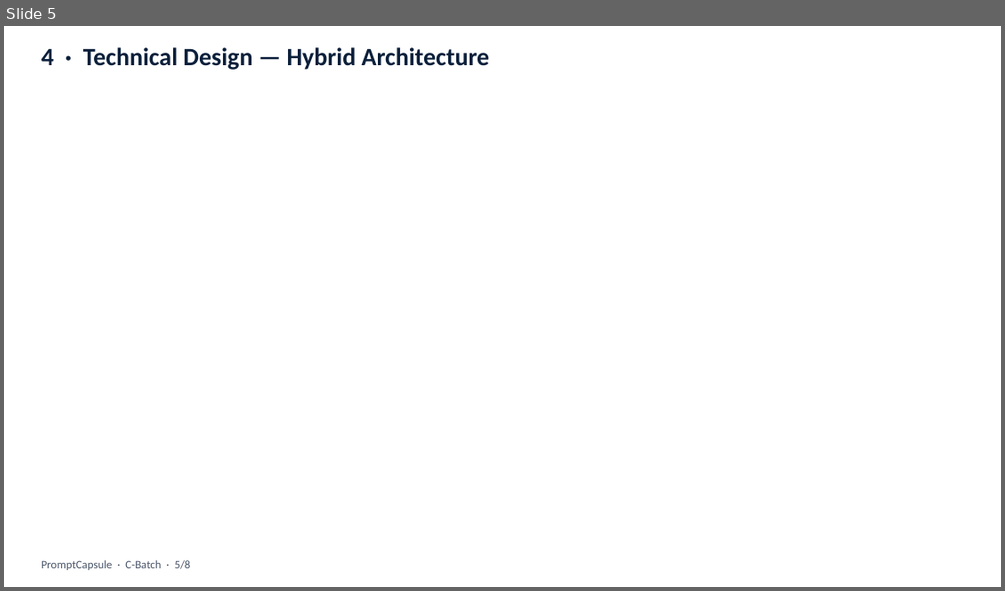
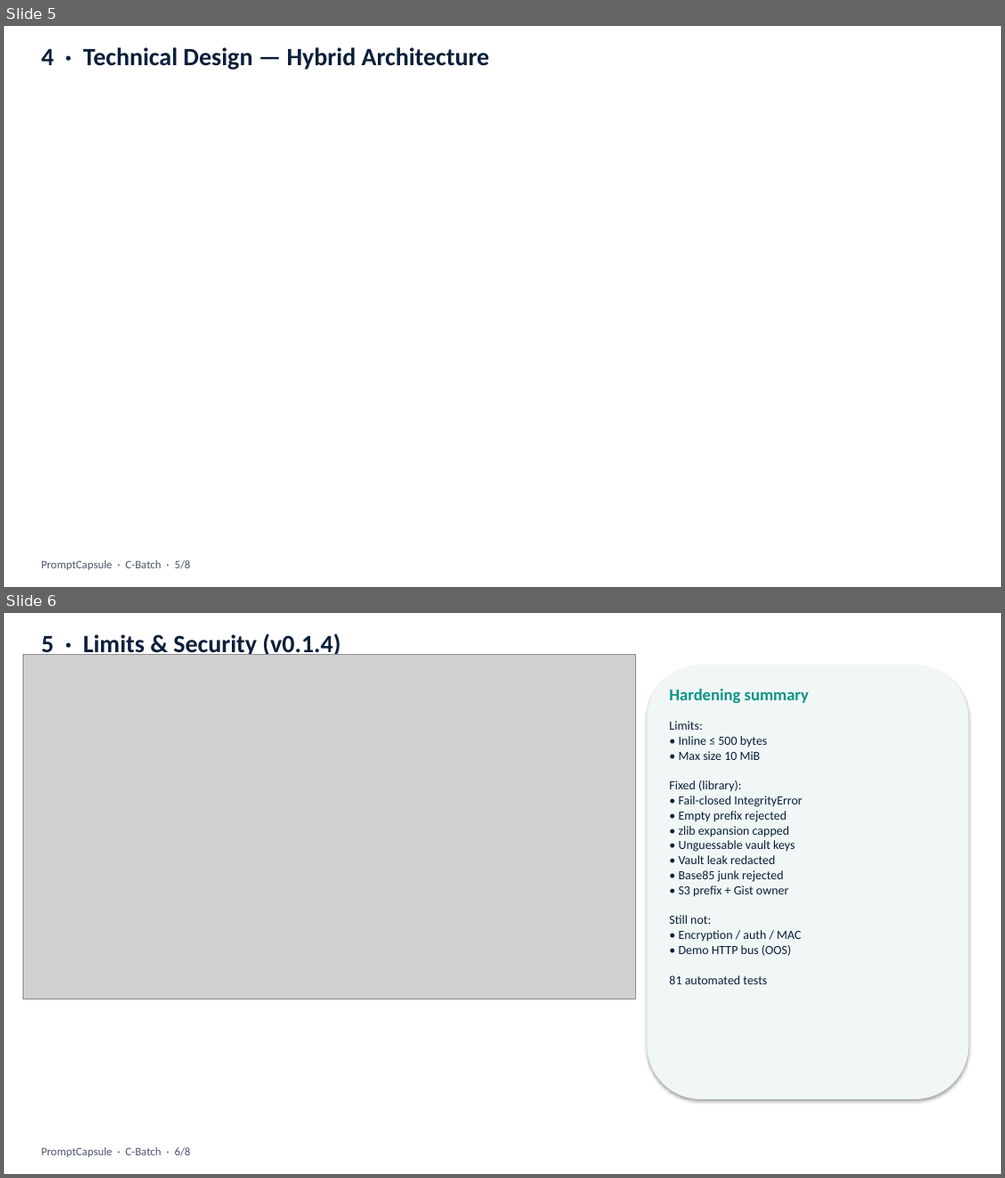
Before and after one commit to UdayaNirogi/promptcapsule, a slide deck: presentation/PromptCapsule_CBatch.pptx. Shown one above the other, each under a label of ours: slide 5 before the commit, slides 5 and 6 after it. The pictures are 1005x591 and 1005x1178 pixels, drawn with LibreOffice and Linux fonts; fonts in the diff are those of the drawing; grey boxes stand for pictures; background and template pictures are left out. Boxes give left, top, right and bottom in pixels: in the first picture for what was removed or moved away, otherwise in the second. Text is boxed around its words. In the diff, an @@ line names an element or a change of style, - is before the commit and + after.

```diff
--- a/presentation/PromptCapsule_CBatch.pptx
+++ b/presentation/PromptCapsule_CBatch.pptx
@@ slide 6 added at (4,613,1001,1174), background #FFFFFF @@
@@ text added at (41,633,340,658), 24 pt, text #0B1F3A, bold @@
+5 · Limits & Security (v0.1.4)
@@ picture added at (23,654,636,999) @@
@@ rounded rectangle added at (647,666,969,1099), fill #F0F7F6 @@
@@ text added at (669,689,809,703), 16 pt, text #0D9488, bold @@
+Hardening summary
@@ text added at (669,721,801,984), 12 pt, text #0B1F3A @@
+Limits:
+• Inline ≤ 500 bytes
+• Max size 10 MiB
+Fixed (library):
+• Fail-closed IntegrityError
+• Empty prefix rejected
+• zlib expansion capped
+• Unguessable vault keys
+• Vault leak redacted
+• Base85 junk rejected
+• S3 prefix + Gist owner
+Still not:
+• Encryption / auth / MAC
+• Demo HTTP bus (OOS)
+81 automated tests
@@ text added at (41,1147,191,1157), 11 pt, text #4A5568 @@
+PromptCapsule · C-Batch · 6/8
```
Also in this commit, not shown: 4 slides changed, 1 slide removed, 6 other files.
